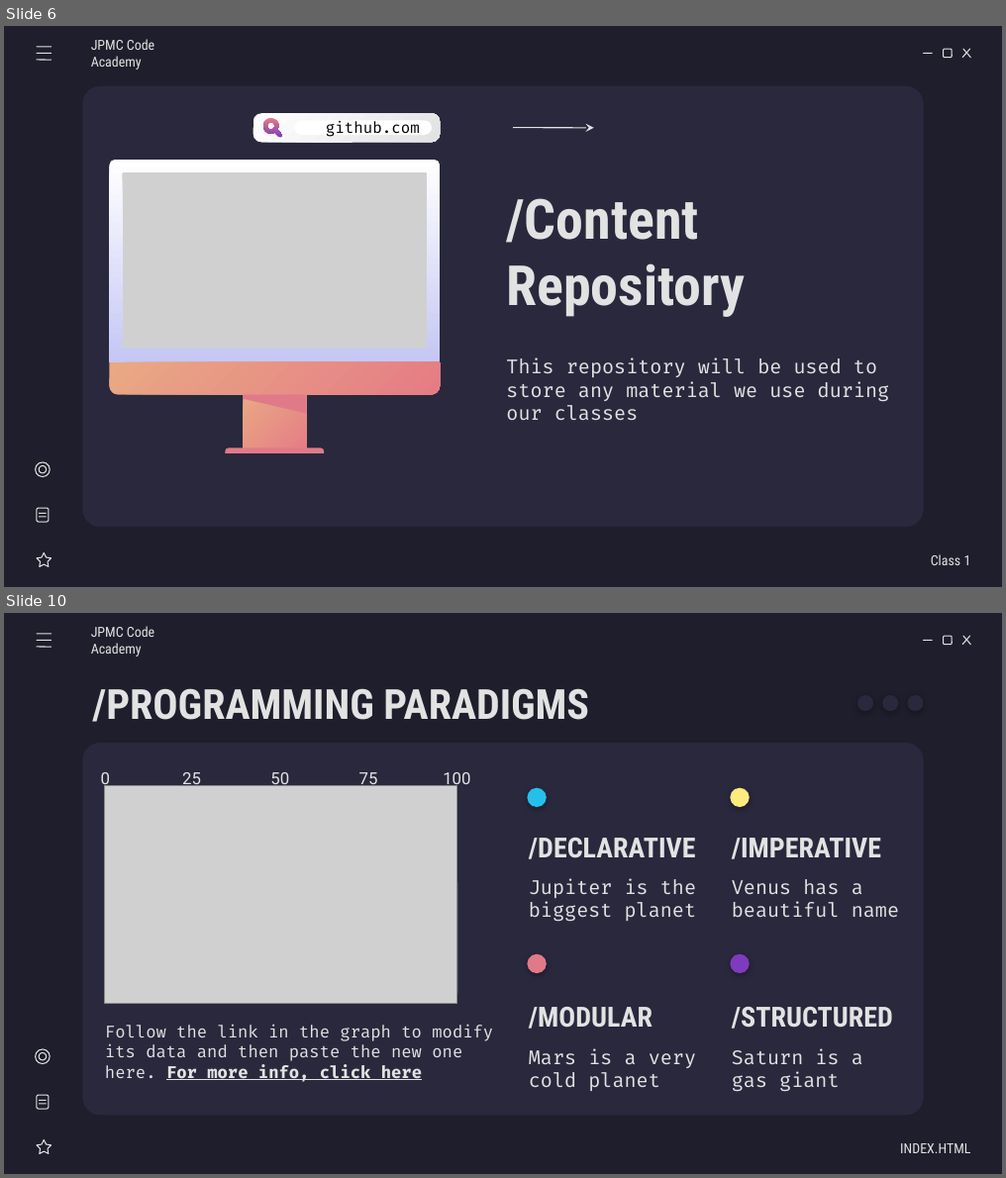
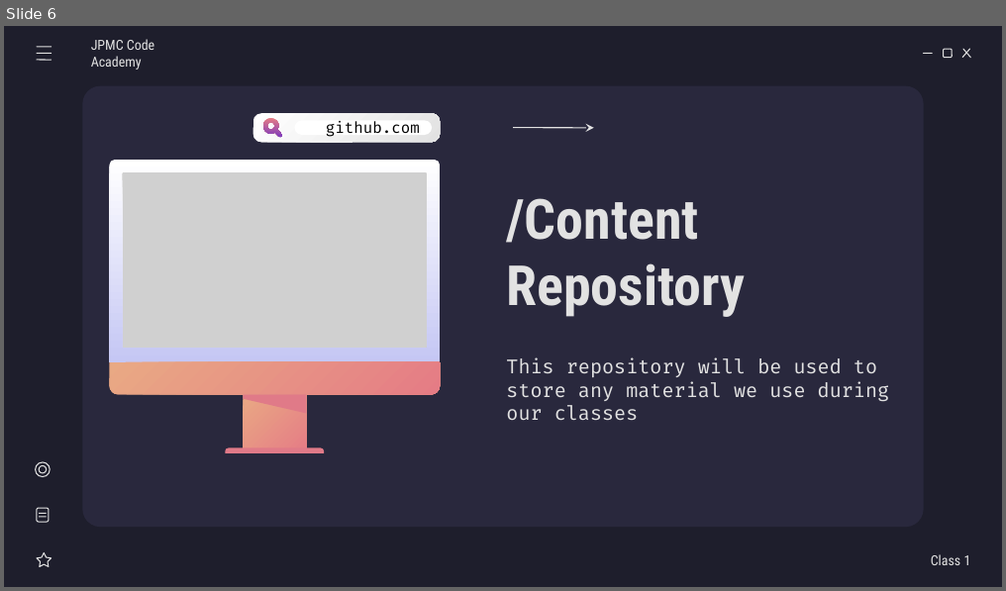
Before and after one commit to RasT110e5/code-academy-jpmc, a slide deck: classes/class-1/class1-slides.odp. Shown one above the other, each under a label of ours: slides 6 and 10 before the commit, slide 6 after it; the slides between them are not shown. The pictures are 1006x1178 and 1006x591 pixels, drawn with LibreOffice and Linux fonts; fonts in the diff are those of the drawing; grey boxes stand for pictures. Boxes give left, top, right and bottom in pixels: in the first picture for what was removed or moved away, otherwise in the second. Text is boxed around its words. In the diff, an @@ line names an element or a change of style, - is before the commit and + after.

```diff
--- a/classes/class-1/class1-slides.odp
+++ b/classes/class-1/class1-slides.odp
@@ slide 10 removed at (4, 613, 1002, 1174), background #1E1E2C; not listed: 4 template elements that a slide beside it also shows @@
@@ line removed from (37, 634) to (51, 634) @@
@@ line removed from (37, 640) to (51, 640) @@
@@ subtitle removed at (91, 626, 154, 657) @@
-JPMC Code Academy
@@ line removed from (37, 647) to (51, 647) @@
@@ title removed at (92, 688, 589, 722) @@
-/PROGRAMMING PARADIGMS
@@ ellipse removed at (857, 695, 873, 711) @@
@@ ellipse removed at (882, 695, 898, 711) @@
@@ ellipse removed at (907, 695, 923, 711) @@
@@ rounded rectangle removed at (83, 743, 923, 1115) @@
@@ picture removed at (105, 786, 457, 1004) @@
@@ ellipse removed at (527, 787, 546, 807) @@
@@ ellipse removed at (731, 787, 749, 807) @@
@@ group removed at (101, 772, 470, 993): 5 texts, 2 lines @@
-0
-25
-75
-100
-50
@@ text removed at (529, 838, 696, 860) @@
-/DECLARATIVE
@@ text removed at (732, 838, 881, 860) @@
-/IMPERATIVE
@@ text removed at (529, 878, 696, 922) @@
-Jupiter is the biggest planet
@@ text removed at (732, 879, 899, 917) @@
-Venus has a beautiful name
@@ ellipse removed at (527, 955, 546, 973) @@
@@ ellipse removed at (731, 955, 749, 973) @@
@@ text removed at (105, 1025, 493, 1082) @@
-Follow the link in the graph to modify its data and then paste the new one here. For more info, click here
@@ text removed at (529, 1007, 652, 1029) @@
-/MODULAR
@@ text removed at (732, 1007, 893, 1029) @@
-/STRUCTURED
@@ group removed at (35, 1049, 52, 1154): 2 lines, 2 ellipses, 1 star, 1 rounded rectangle @@
@@ text removed at (529, 1049, 696, 1091) @@
-Mars is a very cold planet
@@ text removed at (732, 1049, 863, 1092) @@
-Saturn is a gas giant
@@ subtitle removed at (900, 1144, 970, 1154) @@
-INDEX.HTML
```
Also in this commit, not shown: 2 slides changed, 12 slides added, 31 other slides removed, 4 other files.
